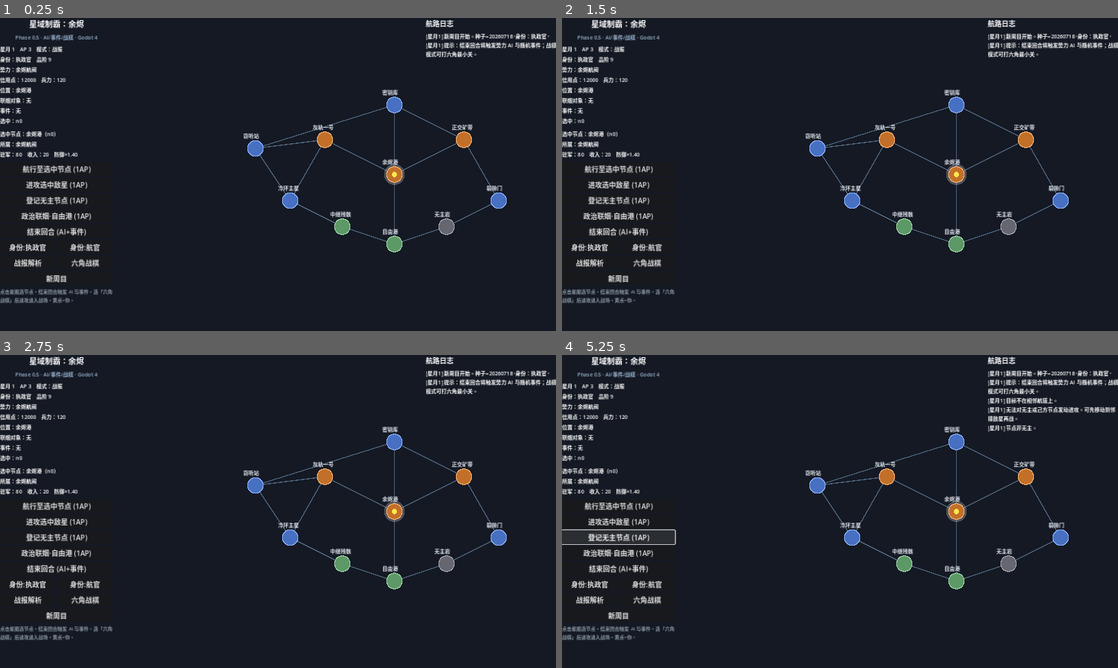
Above: before the commit, frames 1-4 (two rows, left to right).
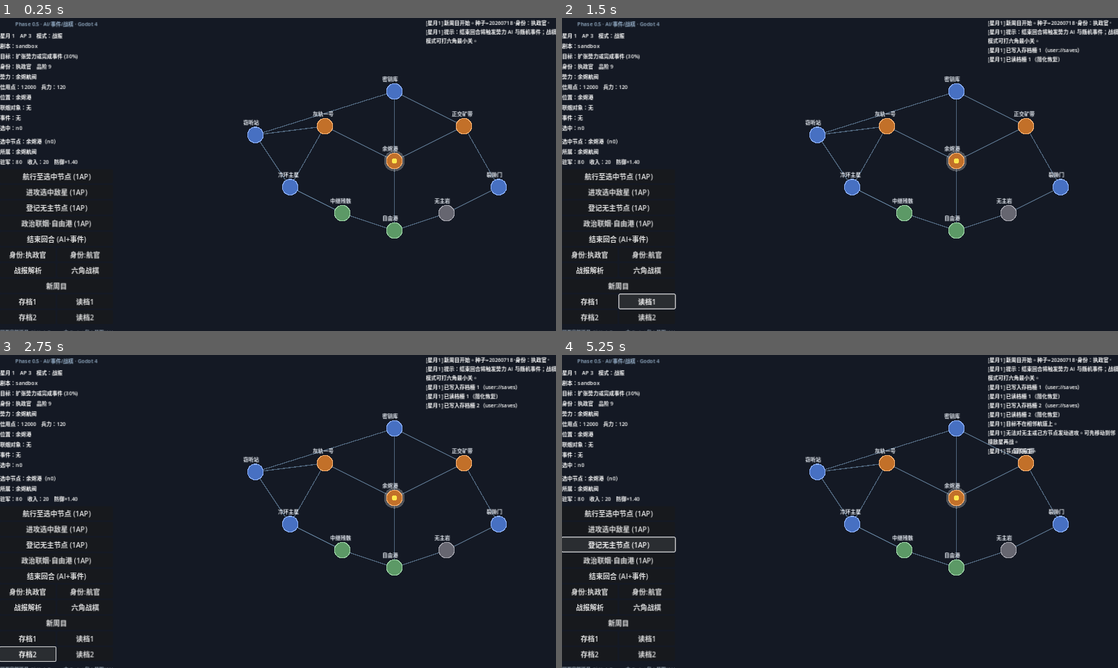
Above: after the commit, the same moments.

Repository: itoulee/ember-hegemony
Game: Godot game, scene res://scenes/main.tscn
Two runs of this game, one before a commit and one after it. Both use one fixed random seed, a clock stepped at 60 frames per second and the inputs below.
Inputs (mouse positions are in pixels of both pictures, inside the frame that each line leads up to):
- Up to frame 1 (0.25 s): no input
- Up to frame 2 (1.5 s): click (589, 302) at 0.5 s, where only the run after the commit has a clickable "存档1"; click (645, 302) at 1.25 s, where only the run after the commit has a clickable "读档1"
- Up to frame 3 (2.75 s): click (27, 655) at 2 s, where only the run after the commit has a clickable "存档2"
- Up to frame 4 (5.25 s): click (645, 655) at 2.75 s, where only the run after the commit has a clickable "读档2"; click "航行至选中节点 (1AP)" at 3.5 s; click "进攻选中敌星 (1AP)" at 4.25 s; click "登记无主节点 (1AP)" at 5 s

The runs differ from the first frame. In frame 1, 11% of the frame differs, in the area x 0-100%, y 0-100%; in frame 2, 11%; in frame 3, 12%; in frame 4, 13%.

Commit message:
Implement C+D: tutorial coach, mobile UI, mirror/itch docs, Godot saves, portraits, dialog, SFX.
Skippable tutorial bubbles with spotlight; touch-friendly buttons; mirror.html and ITCH.md; Godot slot save/load and goal text; EmberPortraits; event portrait layout; expanded WebAudio cues.

Diff:
--- a/game/core/game_state.gd
+++ b/game/core/game_state.gd
@@ -22,11 +22,124 @@
 ## 交互战棋上下文（切场景期间保持）
 var pending_hex_context: BattleContext = null
 var pending_hex_node_id: String = ""
+var scenario_id: String = "sandbox"
+var save_service: SaveService = SaveService.new()
+## 目标罗盘文案（网页对齐的简化版）
+var goal_primary: String = "控制更多节点，发展势力"
+var owned_ratio_cache: float = 0.0
 
 
 func _ready() -> void:
 	event_runtime.load_from_path("res://data/events.json")
 	new_game(20260718)
+
+
+func goal_block_zh() -> String:
+	_refresh_goal()
+	return "目标：%s\n控制占比约 %.0f%%" % [goal_primary, owned_ratio_cache * 100.0]
+
+
+func _refresh_goal() -> void:
+	var total := star_map.nodes.size()
+	if total <= 0:
+		owned_ratio_cache = 0.0
+		return
+	var owned := 0
+	var pf := player_faction()
+	var fid := pf.id if pf else ""
+	for id in star_map.nodes:
+		var n: StarNode = star_map.nodes[id]
+		if n.owner_faction_id == fid:
+			owned += 1
+	owned_ratio_cache = float(owned) / float(total)
+	match scenario_id:
+		"hegemony":
+			goal_primary = "制霸：控制≥80%节点"
+		"coup":
+			goal_primary = "政变登基（航官路线）"
+		"raider":
+			goal_primary = "掠航占星并建国"
+		_:
+			goal_primary = "扩张势力或完成事件"
+
+
+func export_save_dict() -> Dictionary:
+	var nodes_out: Array = []
+	for id in star_map.nodes:
+		var n: StarNode = star_map.nodes[id]
+		nodes_out.append({
+			"id": n.id,
+			"name": n.display_name,
+			"owner": n.owner_faction_id,
+			"garrison": n.garrison,
+			"income": n.income,
+		})
+	var fac_out: Dictionary = {}
+	for id in factions:
+		var f: Faction = factions[id]
+		fac_out[id] = {
+			"id": f.id,
+			"name": f.display_name,
+			"credits": f.credits,
+			"manpower": f.manpower,
+		}
+	var p := get_player()
+	return {
+		"version": "godot-0.2-parity",
+		"month": month,
+		"ap": ap,
+		"scenario_id": scenario_id,
+		"player": {
+			"id": p.id if p else "",
+			"identity": p.identity_zh() if p else "",
+			"loc": p.location_node_id if p else "",
+			"faction": p.faction_id if p else "",
+		},
+		"factions": fac_out,
+		"nodes": nodes_out,
+		"selected": selected_node_id,
+	}
+
+
+func save_slot(i: int) -> void:
+	var err := save_service.save_slot(i, export_save_dict())
+	if err == OK:
+		log_zh("已写入存档槽 %d（user://saves）" % i)
+	else:
+		log_zh("存档失败：%s" % error_string(err))
+	EventBus.world_changed.emit()
+
+
+func load_slot_meta(i: int) -> void:
+	var d := save_service.load_slot(i)
+	if d.is_empty():
+		log_zh("槽 %d 为空或损坏" % i)
+		return
+	# 最小恢复：月份/资源/节点归属（身份完整重建略）
+	month = int(d.get("month", month))
+	ap = int(d.get("ap", ap))
+	scenario_id = str(d.get("scenario_id", scenario_id))
+	var facs: Dictionary = d.get("factions", {})
+	for id in facs:
+		if factions.has(id):
+			var f: Faction = factions[id]
+			var row: Dictionary = facs[id]
+			f.credits = int(row.get("credits", f.credits))
+			f.manpower = float(row.get("manpower", f.manpower))
+	for row in d.get("nodes", []):
+		var nid := str(row.get("id", ""))
+		var n := star_map.get_node(nid)
+		if n:
+			n.owner_faction_id = str(row.get("owner", n.owner_faction_id))
+			n.garrison = float(row.get("garrison", n.garrison))
+	selected_node_id = str(d.get("selected", selected_node_id))
+	var pd: Dictionary = d.get("player", {})
+	var p := get_player()
+	if p and pd.has("loc"):
+		p.location_node_id = str(pd.get("loc", p.location_node_id))
+	log_zh("已读档槽 %d（简化恢复）" % i)
+	_refresh_goal()
+	EventBus.world_changed.emit()
 
 
 func new_game(p_seed: int = 0) -> void:
@@ -430,8 +543,11 @@
 	var ev := "无"
 	if event_runtime.has_pending():
 		ev = str(event_runtime.pending.get("title", "待选"))
+	_refresh_goal()
 	return "\n".join([
 		"星月 %d　AP %d　模式：%s" % [month, ap, mode],
+		"剧本：%s" % scenario_id,
+		"目标：%s (%.0f%%)" % [goal_primary, owned_ratio_cache * 100.0],
 		"身份：%s　品阶 %d" % [p.identity_zh(), p.rank],
 		"势力：%s" % f.display_name,
 		"信用点：%d　兵力：%.0f" % [f.credits, f.manpower],
--- /dev/null
+++ b/game/core/save_service.gd
@@ -0,0 +1,43 @@
+class_name SaveService
+extends RefCounted
+## 简易 JSON 存档（对齐网页导出思路）
+
+const SAVE_DIR := "user://saves"
+
+
+func ensure_dir() -> void:
+	DirAccess.make_dir_recursive_absolute(SAVE_DIR)
+
+
+func slot_path(i: int) -> String:
+	return "%s/slot_%d.json" % [SAVE_DIR, i]
+
+
+func save_dict(path: String, data: Dictionary) -> Error:
+	ensure_dir()
+	var f := FileAccess.open(path, FileAccess.WRITE)
+	if f == null:
+		return FileAccess.get_open_error()
+	f.store_string(JSON.stringify(data, "\t"))
+	return OK
+
+
+func load_dict(path: String) -> Dictionary:
+	if not FileAccess.file_exists(path):
+		return {}
+	var f := FileAccess.open(path, FileAccess.READ)
+	if f == null:
+		return {}
+	var raw := f.get_as_text()
+	var data = JSON.parse_string(raw)
+	if typeof(data) != TYPE_DICTIONARY:
+		return {}
+	return data
+
+
+func save_slot(i: int, data: Dictionary) -> Error:
+	return save_dict(slot_path(i), data)
+
+
+func load_slot(i: int) -> Dictionary:
+	return load_dict(slot_path(i))
--- a/game/scenes/main.tscn
+++ b/game/scenes/main.tscn
@@ -114,12 +114,38 @@
 layout_mode = 2
 text = "新周目"
 
+[node name="SaveRow" type="HBoxContainer" parent="Root/LeftPanel/Actions"]
+layout_mode = 2
+
+[node name="BtnSave1" type="Button" parent="Root/LeftPanel/Actions/SaveRow"]
+layout_mode = 2
+size_flags_horizontal = 3
+text = "存档1"
+
+[node name="BtnLoad1" type="Button" parent="Root/LeftPanel/Actions/SaveRow"]
+layout_mode = 2
+size_flags_horizontal = 3
+text = "读档1"
+
+[node name="SaveRow2" type="HBoxContainer" parent="Root/LeftPanel/Actions"]
+layout_mode = 2
+
+[node name="BtnSave2" type="Button" parent="Root/LeftPanel/Actions/SaveRow2"]
+layout_mode = 2
+size_flags_horizontal = 3
+text = "存档2"
+
+[node name="BtnLoad2" type="Button" parent="Root/LeftPanel/Actions/SaveRow2"]
+layout_mode = 2
+size_flags_horizontal = 3
+text = "读档2"
+
 [node name="Hint" type="Label" parent="Root/LeftPanel"]
 layout_mode = 2
 theme_override_colors/font_color = Color(0.55, 0.6, 0.65, 1)
 theme_override_font_sizes/font_size = 11
 autowrap_mode = 3
-text = "点击星图选节点。结束回合触发 AI 与事件。选「六角战棋」后进攻进入战场。黄点=你。"
+text = "网页完整版见 GitHub Pages。本 Godot 包：星图/AI/事件/战棋/存档。黄点=你。"
 
 [node name="Center" type="VBoxContainer" parent="Root"]
 layout_mode = 2
@@ -181,3 +207,7 @@
 [connection signal="pressed" from="Root/LeftPanel/Actions/ResolverRow/BtnRep" to="." method="_on_resolver_report"]
 [connection signal="pressed" from="Root/LeftPanel/Actions/ResolverRow/BtnHex" to="." method="_on_resolver_hex"]
 [connection signal="pressed" from="Root/LeftPanel/Actions/BtnNew" to="." method="_on_new_game_pressed"]
+[connection signal="pressed" from="Root/LeftPanel/Actions/SaveRow/BtnSave1" to="." method="_on_save1_pressed"]
+[connection signal="pressed" from="Root/LeftPanel/Actions/SaveRow/BtnLoad1" to="." method="_on_load1_pressed"]
+[connection signal="pressed" from="Root/LeftPanel/Actions/SaveRow2/BtnSave2" to="." method="_on_save2_pressed"]
+[connection signal="pressed" from="Root/LeftPanel/Actions/SaveRow2/BtnLoad2" to="." method="_on_load2_pressed"]
--- a/game/ui/main_ui.gd
+++ b/game/ui/main_ui.gd
@@ -139,3 +139,23 @@
 	GameState.battle_session.set_kind(BattleSession.ResolverKind.HEX)
 	GameState.log_zh("战斗解析器：六角战棋（进攻将进入战场）")
 	_refresh()
+
+
+func _on_save1_pressed() -> void:
+	GameState.save_slot(1)
+	_refresh()
+
+
+func _on_save2_pressed() -> void:
+	GameState.save_slot(2)
+	_refresh()
+
+
+func _on_load1_pressed() -> void:
+	GameState.load_slot_meta(1)
+	_refresh()
+
+
+func _on_load2_pressed() -> void:
+	GameState.load_slot_meta(2)
+	_refresh()
Not shown, changed: .github/workflows/deploy-web.yml
Not shown, changed: README.md
Not shown, added: docs/ITCH.md
Not shown, added: game/README.md
Not shown, changed: web/audio.js
Not shown, changed: web/game.js
Not shown, changed: web/index.html
Not shown, added: web/mirror.html
Not shown, added: web/portraits.js
Not shown, changed: web/style.css
